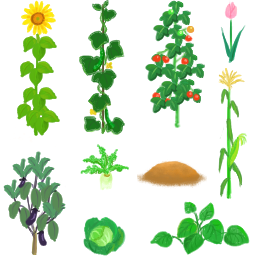
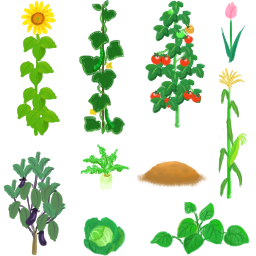
Before/after of a 256 x 256 layered artwork. What changed in the layer stack:
added layer "レイヤー 2" above "レイヤー 1" over (151, 24, 200, 101)
added layer "レイヤー 1" above "農園2" over (149, 24, 202, 109)
